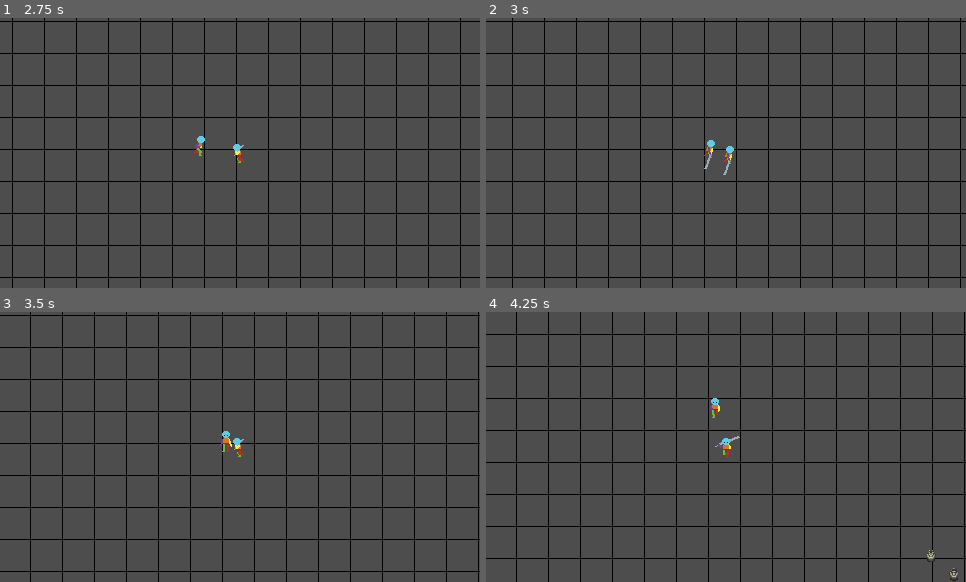
Above: before the commit, frames 1-4 (two rows, left to right).
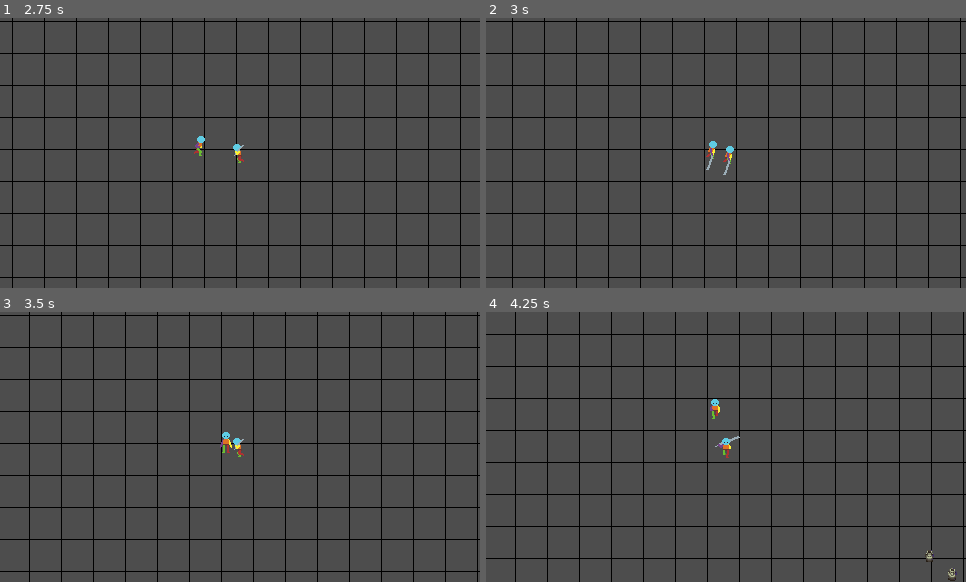
Above: after the commit, the same moments.

Repository: snowfrogdev/game-off-2024
Game: Godot game, scene res://main.tscn
The game is run twice, just before and just after one commit, with the same random seed, the same clock (stepped at 60 frames per second) and the same inputs.
Inputs (mouse positions are in pixels of both pictures, inside the frame that each line leads up to):
- Up to frame 1 (2.75 s): move the mouse to (216, 207) at 0.52 s; hold W (Move Up) 0.53-2.03 s; click (216, 207) at 0.6 s; move the mouse to (384, 193) at 1.27 s; click (384, 193) at 1.35 s; move the mouse to (96, 112) at 2.02 s; hold A (Move Left) from 2.03 s (still down); click (96, 112) at 2.1 s
- Up to frame 2 (3 s): keep holding A (Move Left); move the mouse to (750, 153) at 2.77 s; click (750, 153) at 2.85 s
- Up to frame 3 (3.5 s): keep holding A (Move Left)
- Up to frame 4 (4.25 s): move the mouse to (654, 379) at 3.52 s; release A (Move Left) at 3.53 s; hold S (Move Down) from 3.53 s (still down); click (654, 379) at 3.6 s

Frame 1 is identical in both runs. In frame 2, 0.1% of the frame differs, in the area x 45-49%, y 45-57%; in frame 3, 6.1%; in frame 4, 6.2%, in the area x 6-100%, y 0-100%.

Commit message:
Adjust enemy attack area size and position for improved collision detection

Diff:
--- a/enemy/enemy.tscn
+++ b/enemy/enemy.tscn
@@ -1202,7 +1202,7 @@
 radius = 271.317
 
 [sub_resource type="RectangleShape2D" id="RectangleShape2D_by770"]
-size = Vector2(34, 27)
+size = Vector2(26, 21)
 
 [sub_resource type="RectangleShape2D" id="RectangleShape2D_dg6sy"]
 size = Vector2(20, 17)
@@ -1241,7 +1241,7 @@
 [node name="AttackArea" type="Area2D" parent="."]
 
 [node name="CollisionShape2D" type="CollisionShape2D" parent="AttackArea"]
-position = Vector2(0, 2.5)
+position = Vector2(0, 3.5)
 shape = SubResource("RectangleShape2D_by770")
 
 [node name="Hitboxes" type="Node2D" parent="."]
